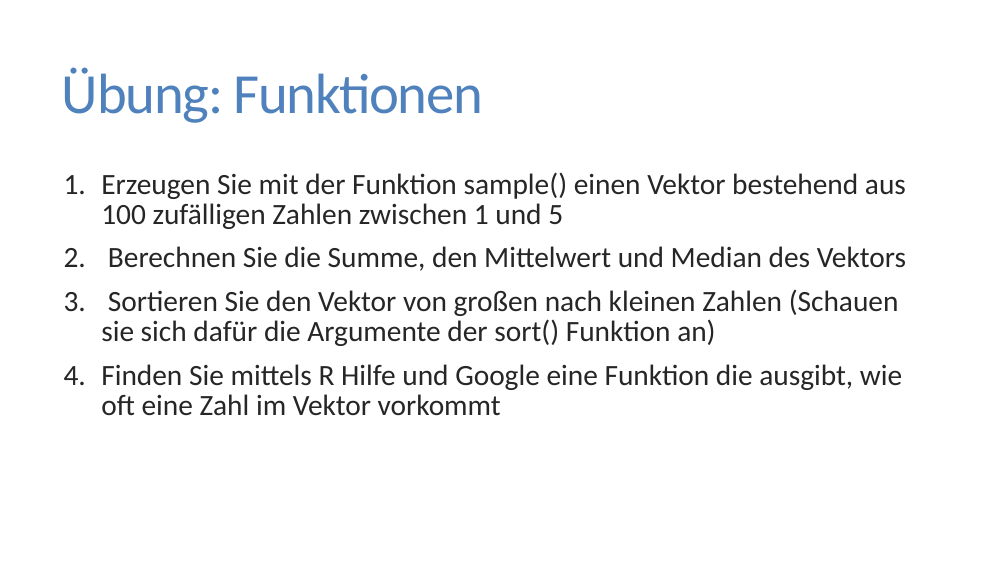
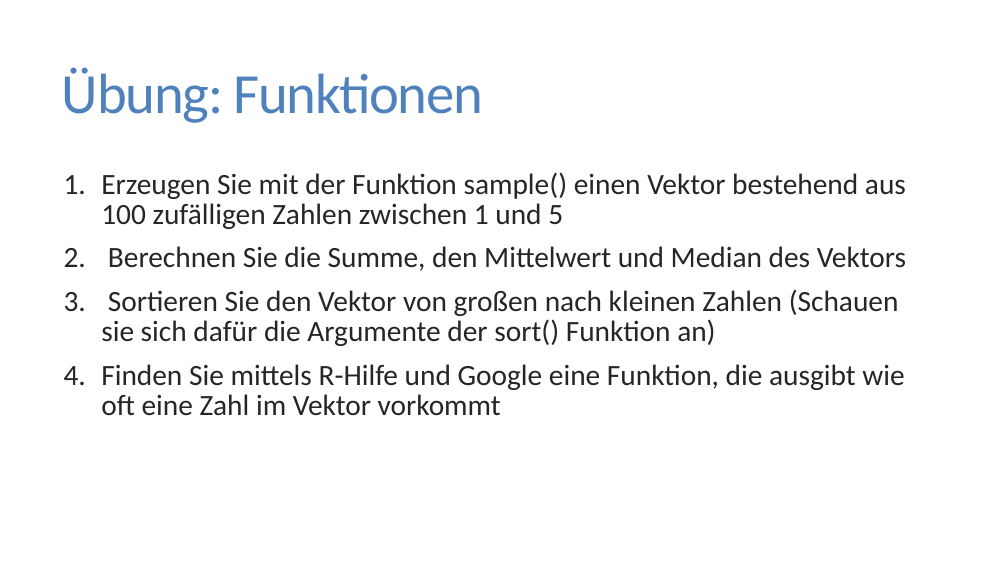
Before and after one commit to FlorianKeppeler/RKurs, a slide deck: slide 19 of Einführung in R.pptx. Drawn at 1008x567 pixels with LibreOffice and Linux fonts; fonts in the diff are those of the drawing. Boxes give left, top, right and bottom in pixels: in the first picture for what was removed or moved away, otherwise in the second. Text is boxed around its words. In the diff, an @@ line names an element or a change of style, - is before the commit and + after.

```diff
--- a/Einführung in R.pptx
+++ b/Einführung in R.pptx
@@ text at (101, 364, 904, 415): text changed @@
-4. Finden Sie mittels R Hilfe und Google eine Funktion die ausgibt, wie oft eine Zahl im Vektor vorkommt
+4. Finden Sie mittels R-Hilfe und Google eine Funktion, die ausgibt wie oft eine Zahl im Vektor vorkommt
```
Also in this commit, not shown: 15 other slides changed, 2 slides added, 1 other file.
